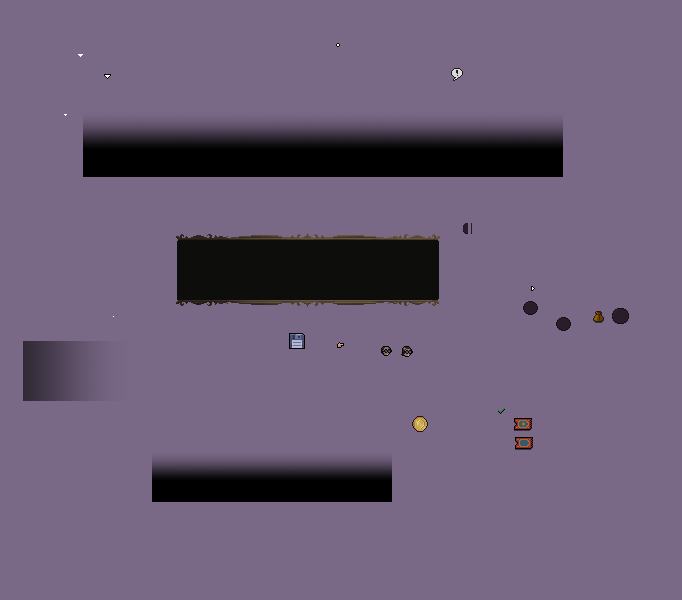
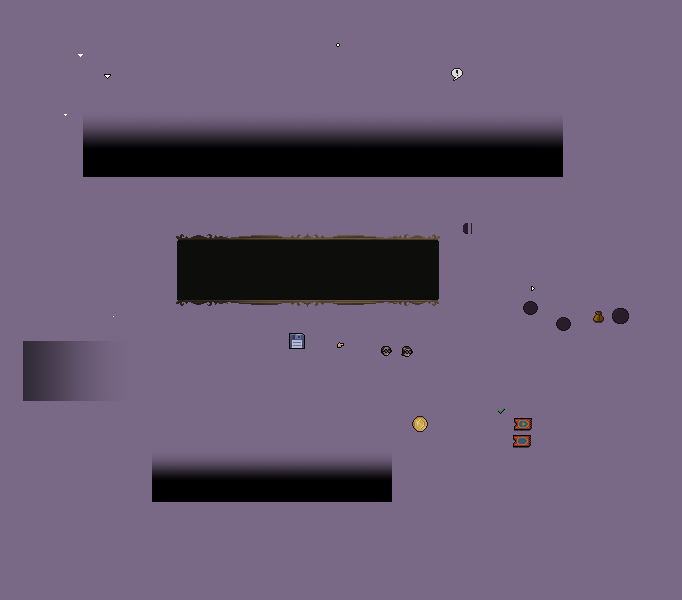
Before/after of a 682×600 layered artwork. What changed in the layer stack:
painted on "TicketPriceIcon.png" over [513,435,533,449]
